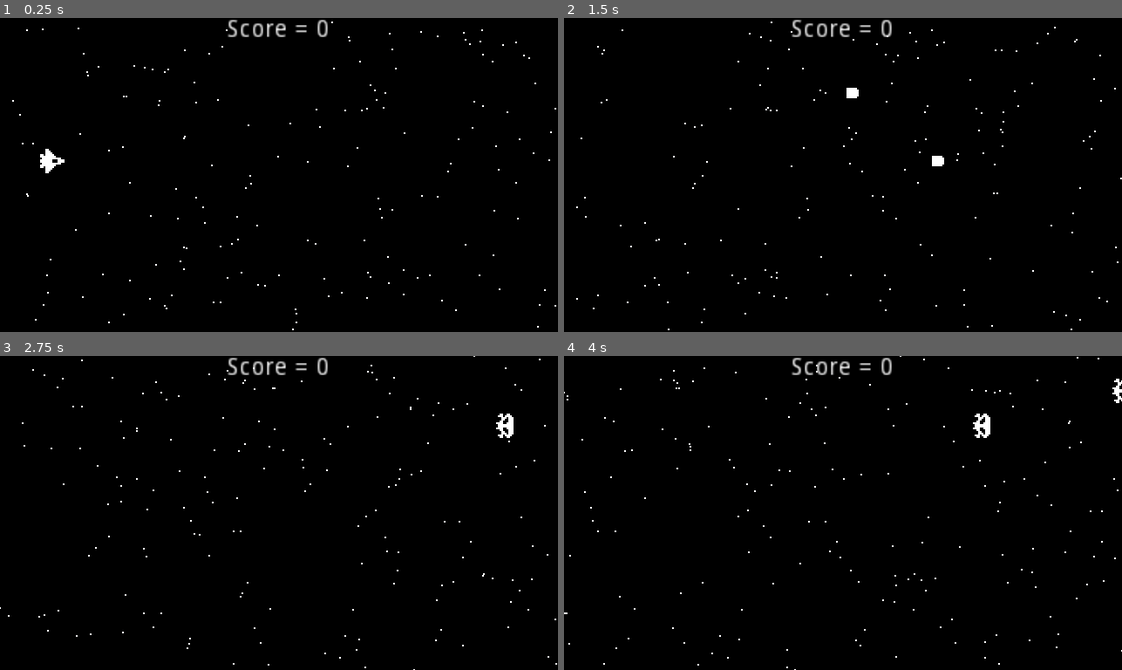
Above: before the commit, frames 1-4 (two rows, left to right).
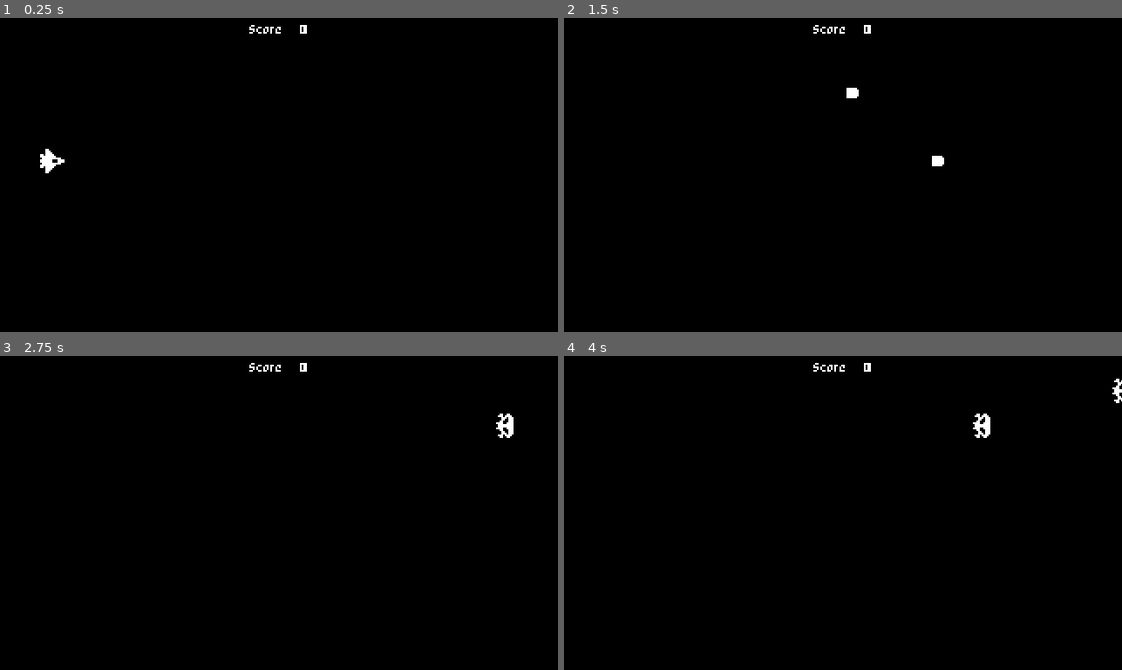
Above: after the commit, the same moments.

Repository: defvova/space_shooter
Game: Godot game, scene res://src/Levels/Level.tscn
The game is run twice, just before and just after one commit, with the same random seed, the same clock (stepped at 60 frames per second) and the same inputs.
Inputs:
- Up to frame 1 (0.25 s): no input
- Up to frame 2 (1.5 s): tap Enter (ui_accept) at 0.5, 0.77 s; hold Up (ui_up) 0.53-1.28 s; hold Down (ui_down) from 1.28 s (still down)
- Up to frame 3 (2.75 s): tap Enter (ui_accept) at 1.52 s; release Down (ui_down) at 2.03 s; hold Up (ui_up) from 2.03 s (still down)
- Up to frame 4 (4 s): tap Enter (ui_accept) at 3.02, 3.77 s; release Up (ui_up) at 3.53 s; hold Down (ui_down) from 3.53 s (still down)

The runs differ from the first frame. In frame 1, 0.7% of the frame differs, in the area x 2-100%, y 0-100%; in frame 2, 0.7%; in frame 3, 0.7%; in frame 4, 0.7%, in the area x 0-100%, y 0-100%.

Commit message:
Add custom font

Diff:
--- a/src/Levels/Level.tscn
+++ b/src/Levels/Level.tscn
@@ -1,8 +1,9 @@
-[gd_scene load_steps=5 format=2]
+[gd_scene load_steps=7 format=2]
 
 [ext_resource path="res://src/Actors/Player/Player.tscn" type="PackedScene" id=1]
 [ext_resource path="res://src/Actors/Enemy/EnemySpawner.tscn" type="PackedScene" id=2]
 [ext_resource path="res://src/Levels/Level.gd" type="Script" id=3]
+[ext_resource path="res://assets/PixelRPG.ttf" type="DynamicFontData" id=4]
 
 [sub_resource type="ParticlesMaterial" id=1]
 emission_shape = 2
@@ -14,6 +15,10 @@
 initial_velocity_random = 0.5
 orbit_velocity = 0.0
 orbit_velocity_random = 0.0
+
+[sub_resource type="DynamicFont" id=2]
+size = 6
+font_data = ExtResource( 4 )
 
 [node name="Level" type="Node" groups=[
 "Level",
@@ -30,6 +35,7 @@
 }
 
 [node name="StarParticle" type="Particles2D" parent="."]
+visible = false
 position = Vector2( 320, 90 )
 amount = 200
 lifetime = 5.0
@@ -48,9 +54,10 @@
 [node name="ScoreLabel" type="Label" parent="."]
 margin_right = 320.0
 margin_bottom = 14.0
+custom_fonts/font = SubResource( 2 )
 text = "Score = 0"
 align = 1
+valign = 1
 __meta__ = {
-"_edit_lock_": true,
 "_edit_use_anchors_": false
 }
